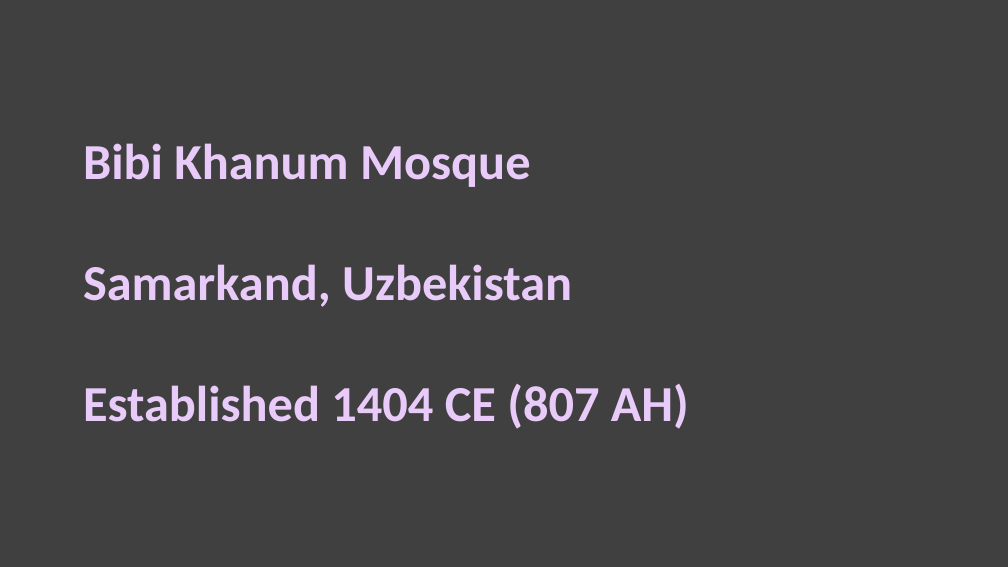
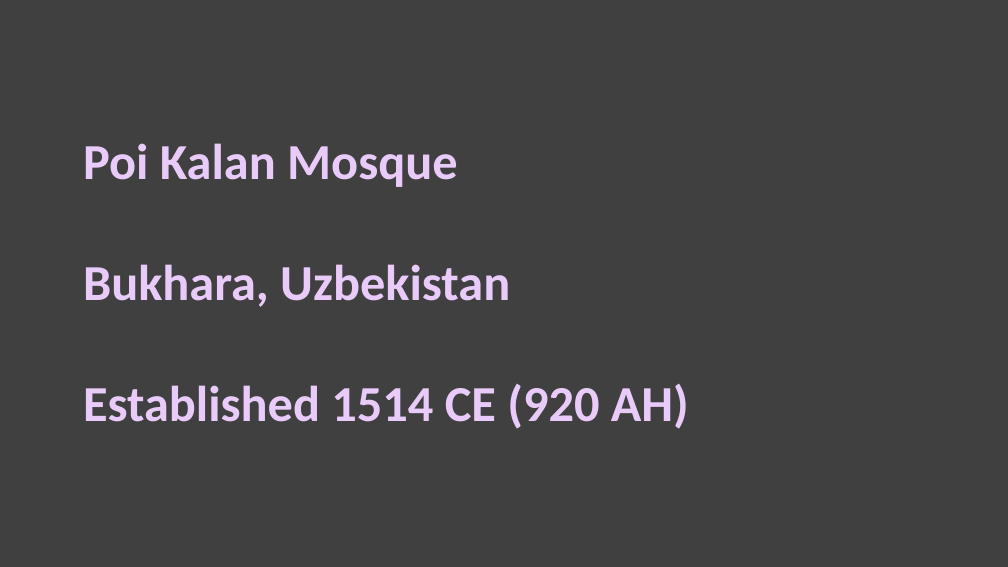
Before and after one commit to bostongfx/cs460student_2020, a slide deck: slide 2 of project/illustrations/infopanels.pptx. Drawn at 1008x567 pixels with LibreOffice and Linux fonts; fonts in the diff are those of the drawing. Boxes give left, top, right and bottom in pixels: in the first picture for what was removed or moved away, otherwise in the second. Text is boxed around its words. In the diff, an @@ line names an element or a change of style, - is before the commit and + after.

```diff
--- a/project/illustrations/infopanels.pptx
+++ b/project/illustrations/infopanels.pptx
@@ text at (83, 143, 689, 429): text changed @@
-Bibi Khanum Mosque
-Samarkand, Uzbekistan
-Established 1404 CE (807 AH)
+Poi Kalan Mosque
+Bukhara, Uzbekistan
+Established 1514 CE (920 AH)
```
Also in this commit, not shown: 6 other files.
